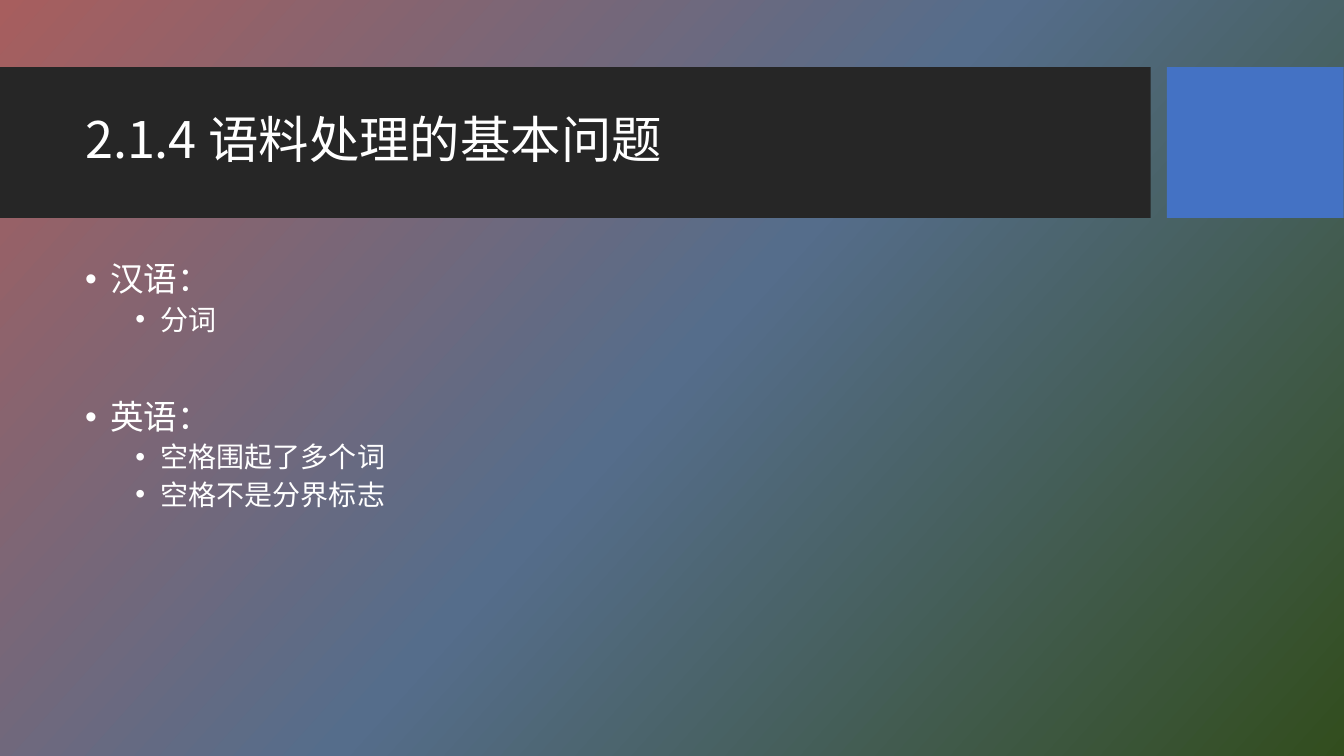
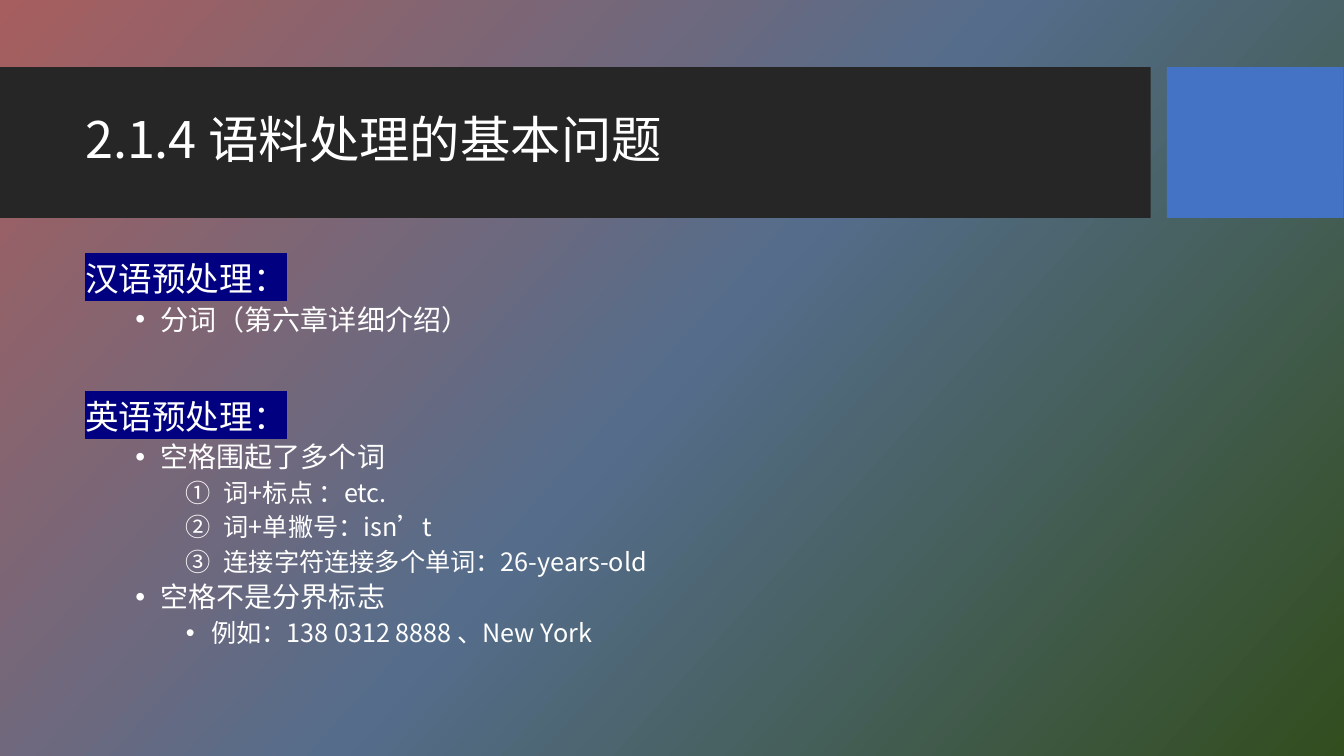
Before and after one commit to HBU/NLP_PPT, a slide deck: slide 13 of PPT-2020/ch02 语料库与词汇知识库.pptx. Drawn at 1344x756 pixels with LibreOffice and Linux fonts; fonts in the diff are those of the drawing; background and template pictures are left out. Boxes give left, top, right and bottom in pixels: in the first picture for what was removed or moved away, otherwise in the second. Text is boxed around its words. In the diff, an @@ line names an element or a change of style, - is before the commit and + after.

```diff
--- a/PPT-2020/ch02 语料库与词汇知识库.pptx
+++ b/PPT-2020/ch02 语料库与词汇知识库.pptx
@@ text at bbox=[85, 263, 470, 432]: text changed @@
-• 汉语：
-  • 分词
-• 英语：
+汉语预处理：
+  • 分词（第六章详细介绍）
+英语预处理：
@@ text at bbox=[224, 481, 647, 577]: paragraphs added @@
+    1. 词+标点 ：etc.
+    2. 词+单撇号：isn’t
+    3. 连接字符连接多个单词：26-years-old
@@ text at bbox=[211, 621, 592, 644]: paragraph added @@
+    • 例如：138 0312 8888 、New York
```
Also in this commit, not shown: 9 other slides changed, 2 slides added, 1 slide removed.
